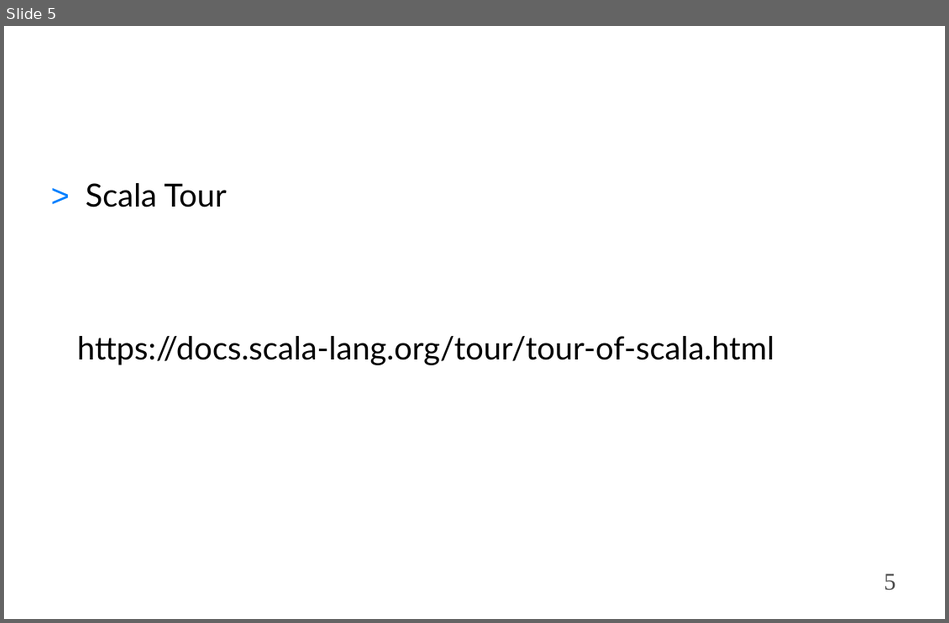
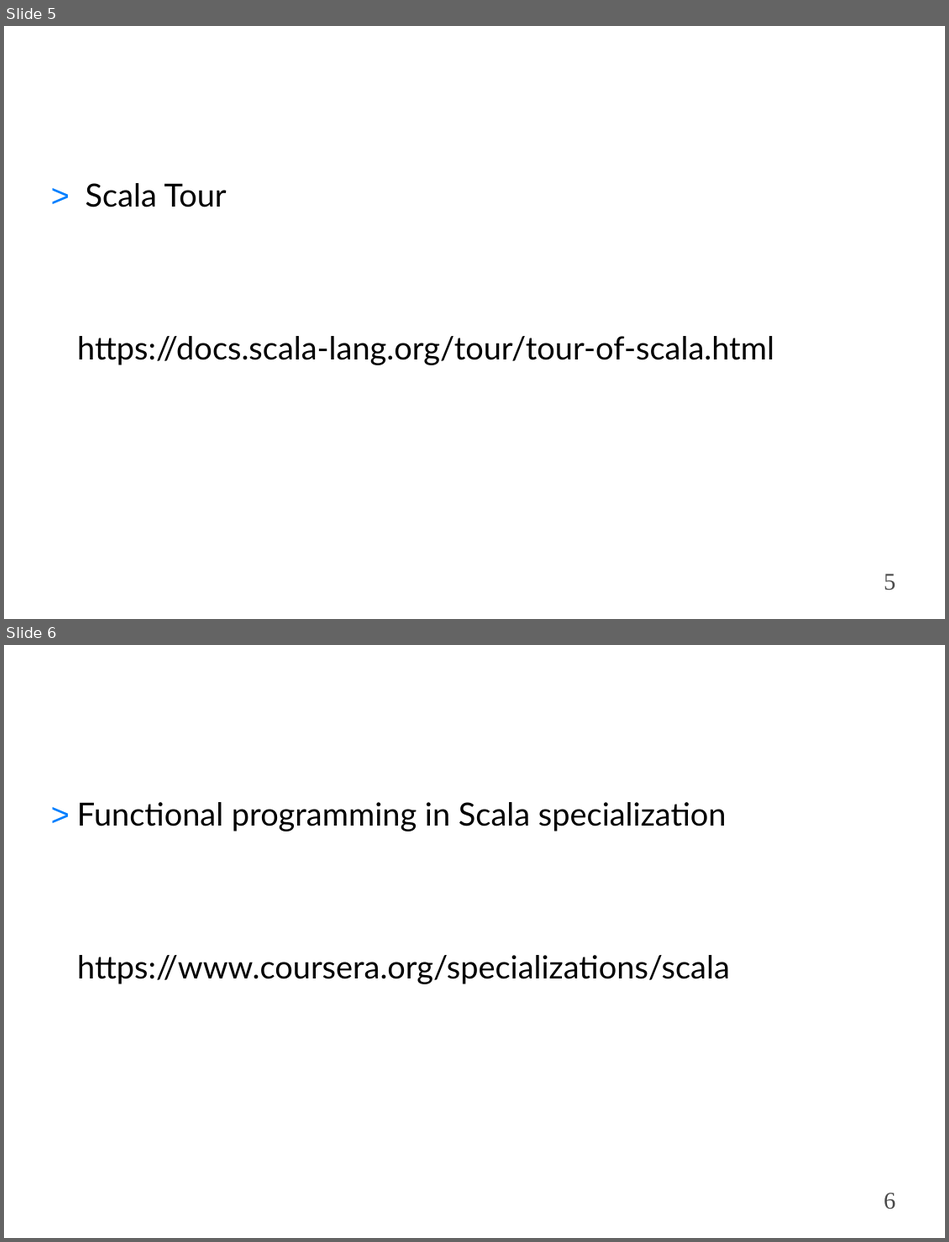
Before and after one commit to padoca/cursoScala, a slide deck: guiones/ppt/Bibliografía.ppt. Shown one above the other, each under a label of ours: slide 5 before the commit, slides 5 and 6 after it. The pictures are 949x623 and 949x1242 pixels, drawn with LibreOffice and Linux fonts; fonts in the diff are those of the drawing; background and template pictures are left out. Boxes give left, top, right and bottom in pixels: in the first picture for what was removed or moved away, otherwise in the second. Text is boxed around its words. In the diff, an @@ line names an element or a change of style, - is before the commit and + after.

```diff
--- a/guiones/ppt/Bibliografía.ppt
+++ b/guiones/ppt/Bibliografía.ppt
@@ slide 6 added at bbox=[4, 645, 945, 1238], background picture (left out) @@
@@ text added at bbox=[77, 802, 730, 984], 32 pt, text #000000 @@
+> Functional programming in Scala specialization
+https://www.coursera.org/specializations/scala
@@ page number added at bbox=[883, 1193, 895, 1209], 24 pt, text #484848 @@
+6
```
Also in this commit, not shown: 3 other slides changed, 43 other files.
